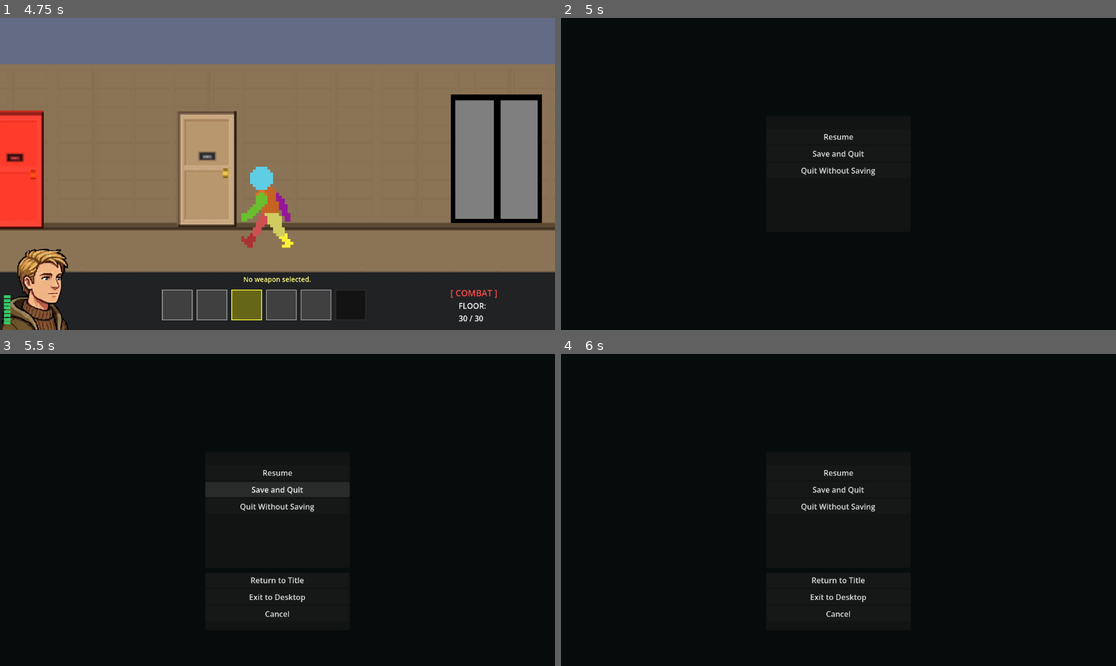
Above: before the commit, frames 1-4 (two rows, left to right).
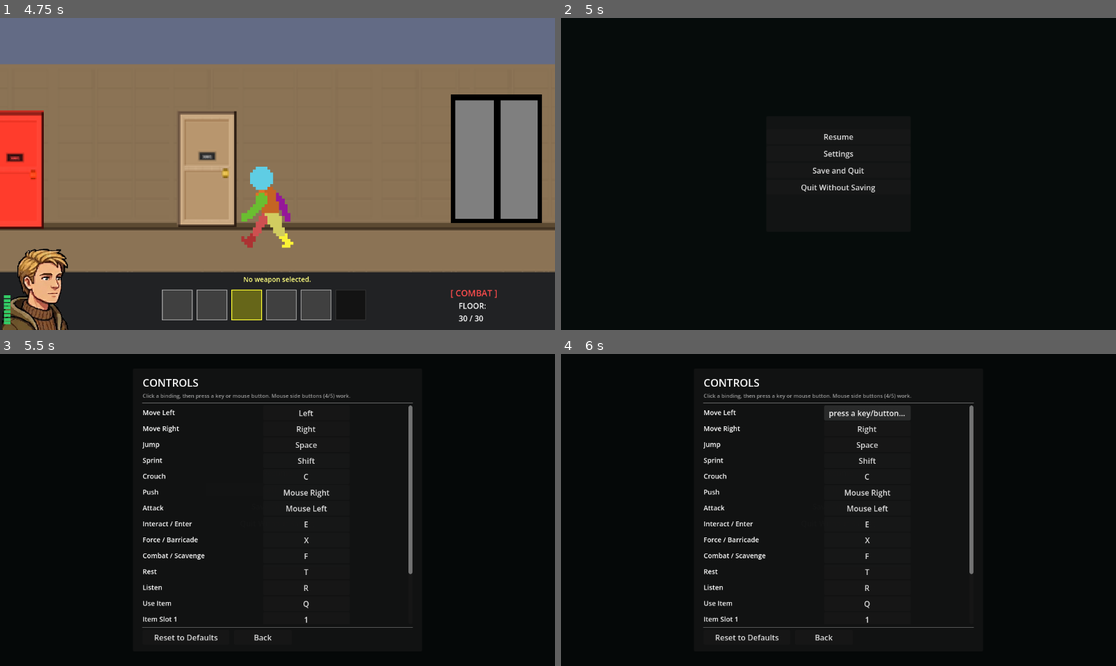
Above: after the commit, the same moments.

Repository: AdenHogan/descend-from-30
Game: Godot game, scene res://scenes/title_screen.tscn
The game is run twice, just before and just after one commit, with the same random seed, the same clock (stepped at 60 frames per second) and the same inputs.
Inputs (mouse positions are in pixels of both pictures, inside the frame that each line leads up to):
- Up to frame 1 (4.75 s): click (271, 158) at 0.5 s; tap Enter at 1.25 s; drag from (72, 170) to (333, 105) at 1.27 s; drag from (166, 189) to (249, 236) at 2.02 s; move the mouse to (333, 105) at 2.77 s; hold Right (move_right) 2.78-3.5 s; hold 1 (item_slot_1) 2.78-3.5 s; tap X (item_context) at 2.85 s; click (333, 105) at 2.92 s; drag from (249, 236) to (111, 127) at 3.52 s; move the mouse to (444, 220) at 4.27 s; hold Left (move_left) from 4.28 s (still down); hold 2 (item_slot_2) from 4.28 s (still down); click (444, 220) at 4.42 s; tap Space (jump) at 4.52 s; tap 3 (item_slot_3) at 4.55 s
- Up to frame 2 (5 s): keep holding Left (move_left); keep holding 2 (item_slot_2); tap Space (jump) at 4.82 s; tap Escape (ui_cancel) at 4.9 s
- Up to frame 3 (5.5 s): release Left (move_left) at 5 s; release 2 (item_slot_2) at 5 s; click (277, 488) at 5 s, where only the run after the commit has a clickable "Settings"
- Up to frame 4 (6 s): click (866, 413) at 5.75 s, where only the run after the commit has a clickable "Left"

Frame 1 is identical in both runs. In frame 2, 0.4% of the frame differs, in the area x 43-57%, y 42-56%; in frame 3, 3.0%; in frame 4, 3.7%, in the area x 25-75%, y 8-92%.

Commit message:
Settings menu: rebindable keys + mouse buttons, saved (item 15)
SettingsManager autoload manages all rebindable controls: it ensures a
new 'attack' action exists (default left mouse button), snapshots the
project defaults for reset, and loads saved binds from user://keybinds.cfg
onto the InputMap at startup. Supports keyboard keys AND mouse buttons,
including gaming-mouse side buttons 4/5.

Settings menu (opened from a new Settings button in the pause menu):
lists every remappable action with its current binding; click a binding
then press any key or mouse button to rebind; Reset to Defaults; changes
save immediately. Esc cancels a pending capture.

Combat attack now routes through the rebindable 'attack' action instead
of a hardcoded left-click. Default experience is unchanged (attack =
LMB). Rebinding attack to a side button frees left-click, and
click-to-move now also works in combat mode when LMB isn't the attack
(the attack consumes the event first when it is). A mouse attack can
still click a distant zombie to approach+swing; a key/side-button attack
swings at what's in front.

New tests/settings_test.tscn (attack action, key + mouse rebind, save/
load round-trip, reset, labels); all six suites green.

Co-Authored-By: Claude Fable 5 <noreply@anthropic.com>
Claude-Session: https://claude.ai/code/session_018G5NCP3m9WbvqqpohXSrqQ

Diff:
--- a/project.godot
+++ b/project.godot
@@ -21,6 +21,7 @@
 ItemData="*uid://ouoxesfv7r37"
 Game="*uid://1nctco5l864u"
 HUD="*uid://r74tk0l57buv"
+SettingsManager="*uid://bty8guqxk0ug3"
 
 [input]
 
--- a/scripts/pause_menu.gd
+++ b/scripts/pause_menu.gd
@@ -1,14 +1,27 @@
 extends CanvasLayer
 
 @onready var save_quit_submenu = $Control/SaveQuitSubmenu
+var settings_menu: CanvasLayer = null
 
 func _ready() -> void:
 	visible = false
 	process_mode = Node.PROCESS_MODE_ALWAYS
 	save_quit_submenu.visible = false
 	$Control/PanelContainer/VBoxContainer/Resume.pressed.connect(_on_resume)
+	_add_settings_button()
 	$Control/PanelContainer/VBoxContainer/"Save and Quit".pressed.connect(_on_save_quit)
 	$Control/PanelContainer/VBoxContainer/"Quit Without Saving".pressed.connect(_on_quit_without_saving)
+
+func _add_settings_button() -> void:
+	settings_menu = preload("res://scripts/settings_menu.gd").new()
+	add_child(settings_menu)
+	var btn = Button.new()
+	btn.text = "Settings"
+	btn.pressed.connect(func(): settings_menu.open())
+	# Sit the Settings button just under Resume.
+	var vbox = $Control/PanelContainer/VBoxContainer
+	vbox.add_child(btn)
+	vbox.move_child(btn, $Control/PanelContainer/VBoxContainer/Resume.get_index() + 1)
 	$Control/SaveQuitSubmenu/VBoxContainer/"Return to Title".pressed.connect(_on_save_to_title)
 	$Control/SaveQuitSubmenu/VBoxContainer/"Exit to Desktop".pressed.connect(_on_save_to_desktop)
 	$Control/SaveQuitSubmenu/VBoxContainer/Cancel.pressed.connect(_on_submenu_cancel)
--- a/scripts/player.gd
+++ b/scripts/player.gd
@@ -642,11 +642,11 @@
 
 
 func _unhandled_input(event: InputEvent) -> void:
-	# Ground click-to-move (scavenge mode; anchors consume their clicks first
-	# in room.gd). Combat keeps LMB = attack, handled in _input.
+	# Ground click-to-move. In scavenge, room.gd consumes anchor clicks first;
+	# in combat, a default-LMB attack consumes the click in _input before it
+	# reaches here — so LMB only walks you when it ISN'T bound to attack
+	# (e.g. attack rebound to a mouse side button). Works in both modes.
 	if is_dead or is_dying or is_switching_mode or is_listening:
-		return
-	if not WorldState.is_scavenge_mode:
 		return
 	if event is InputEventMouseButton and event.pressed and event.button_index == MOUSE_BUTTON_LEFT:
 		if _is_mouse_over_hud():
@@ -779,33 +779,13 @@
 			HUD.refresh_inventory()
 			HUD.show_feedback("DEV: Wallet + 500 Bank Notes")
 
-	if not WorldState.is_scavenge_mode:
-		if event is InputEventMouseButton and event.pressed and event.button_index == MOUSE_BUTTON_LEFT:
-			if _is_mouse_over_hud():
-				return
-			var slot = HUD.selected_slot
-			if slot >= 0 and slot < WorldState.inventory.size():
-				var instance = WorldState.get_instance_at(slot)
-				var item_data = instance.get_data()
-				if item_data.get("is_weapon", false):
-					var weapon_type = _get_weapon_type(item_data)
-					if weapon_type == "gun":
-						_do_gun_attack(instance, slot)
-					else:
-						# Clicking a distant zombie walks over and swings once;
-						# anything in reach swings immediately as before.
-						var clicked = _zombie_under_cursor()
-						var reach = WEAPON_RANGES.get(weapon_type, 40.0) + 40.0
-						if clicked != null and global_position.distance_to(clicked.global_position) > reach:
-							var approach = clicked.global_position.x - signf(clicked.global_position.x - global_position.x) * reach * 0.6
-							set_move_target(approach)
-							pending_attack = clicked
-						else:
-							_do_melee_attack(instance, slot)
-				else:
-					HUD.show_feedback("No weapon selected.")
-			else:
-				HUD.show_feedback("No weapon selected.")
+	# Attack is a rebindable action (default LMB, can live on a mouse side
+	# button — see SettingsManager). Combat only. Consuming the event stops a
+	# default-LMB attack from also triggering click-to-move.
+	if not WorldState.is_scavenge_mode and event.is_action_pressed("attack"):
+		if not _is_mouse_over_hud():
+			_do_attack_action(event is InputEventMouseButton)
+			get_viewport().set_input_as_handled()
 
 	if event.is_action_pressed("item_slot_1"): HUD.select_slot(0)
 	elif event.is_action_pressed("item_slot_2"): HUD.select_slot(1)
@@ -842,6 +822,33 @@
 	HUD.selected_slot = -1
 	HUD.refresh_inventory()
 	HUD.show_feedback("Can thrown — that'll draw them.")
+
+
+func _do_attack_action(from_mouse: bool) -> void:
+	var slot = HUD.selected_slot
+	if slot < 0 or slot >= WorldState.inventory.size():
+		HUD.show_feedback("No weapon selected.")
+		return
+	var instance = WorldState.get_instance_at(slot)
+	var item_data = instance.get_data()
+	if not item_data.get("is_weapon", false):
+		HUD.show_feedback("No weapon selected.")
+		return
+	var weapon_type = _get_weapon_type(item_data)
+	if weapon_type == "gun":
+		_do_gun_attack(instance, slot)
+		return
+	# Melee: a mouse attack can click a distant zombie to walk over and swing;
+	# a key/side-button attack just swings at whatever's in front.
+	if from_mouse:
+		var clicked = _zombie_under_cursor()
+		var reach = WEAPON_RANGES.get(weapon_type, 40.0) + 40.0
+		if clicked != null and global_position.distance_to(clicked.global_position) > reach:
+			var approach = clicked.global_position.x - signf(clicked.global_position.x - global_position.x) * reach * 0.6
+			set_move_target(approach)
+			pending_attack = clicked
+			return
+	_do_melee_attack(instance, slot)
 
 
 func _zombie_under_cursor() -> Node:
--- /dev/null
+++ b/scripts/settings_manager.gd
@@ -0,0 +1,143 @@
+extends Node
+
+# Rebindable controls, persisted to user://keybinds.cfg and applied to the
+# InputMap at startup. Supports keyboard keys AND mouse buttons (so combat
+# actions can live on gaming-mouse side buttons). Autoload: SettingsManager.
+
+const SAVE_PATH = "user://keybinds.cfg"
+
+# Action -> friendly label. Order here is the menu order.
+const REMAPPABLE = [
+	["move_left", "Move Left"],
+	["move_right", "Move Right"],
+	["jump", "Jump"],
+	["sprint", "Sprint"],
+	["crouch_toggle", "Crouch"],
+	["push", "Push"],
+	["attack", "Attack"],
+	["interact", "Interact / Enter"],
+	["item_context", "Force / Barricade"],
+	["mode_toggle", "Combat / Scavenge"],
+	["rest", "Rest"],
+	["listen", "Listen"],
+	["item_use", "Use Item"],
+	["item_slot_1", "Item Slot 1"],
+	["item_slot_2", "Item Slot 2"],
+	["item_slot_3", "Item Slot 3"],
+	["item_slot_4", "Item Slot 4"],
+	["item_slot_5", "Item Slot 5"],
+]
+
+var default_events: Dictionary = {}  # action -> Array[InputEvent] (baseline)
+
+
+func _ready() -> void:
+	_ensure_attack_action()
+	# Snapshot the project's default bindings BEFORE applying saved overrides,
+	# so "reset to defaults" can restore them.
+	for entry in REMAPPABLE:
+		var action = entry[0]
+		if InputMap.has_action(action):
+			default_events[action] = InputMap.action_get_events(action).duplicate()
+	_load()
+
+
+func _ensure_attack_action() -> void:
+	# 'attack' isn't in project.godot; create it (default: left mouse button)
+	# so combat clicks are rebindable like everything else.
+	if not InputMap.has_action("attack"):
+		InputMap.add_action("attack")
+		var ev = InputEventMouseButton.new()
+		ev.button_index = MOUSE_BUTTON_LEFT
+		InputMap.action_add_event("attack", ev)
+
+
+func rebind(action: String, event: InputEvent) -> void:
+	if not InputMap.has_action(action):
+		return
+	InputMap.action_erase_events(action)
+	InputMap.action_add_event(action, event)
+	_save()
+
+
+func reset_defaults() -> void:
+	for action in default_events:
+		InputMap.action_erase_events(action)
+		for ev in default_events[action]:
+			InputMap.action_add_event(action, ev)
+	_ensure_attack_action()
+	if FileAccess.file_exists(SAVE_PATH):
+		DirAccess.remove_absolute(SAVE_PATH)
+
+
+func binding_label(action: String) -> String:
+	if not InputMap.has_action(action):
+		return "—"
+	var events = InputMap.action_get_events(action)
+	if events.is_empty():
+		return "(unbound)"
+	return event_label(events[0])
+
+
+func event_label(ev: InputEvent) -> String:
+	if ev is InputEventKey:
+		var code = ev.physical_keycode if ev.physical_keycode != 0 else ev.keycode
+		return OS.get_keycode_string(code)
+	elif ev is InputEventMouseButton:
+		match ev.button_index:
+			MOUSE_BUTTON_LEFT: return "Mouse Left"
+			MOUSE_BUTTON_RIGHT: return "Mouse Right"
+			MOUSE_BUTTON_MIDDLE: return "Mouse Middle"
+			MOUSE_BUTTON_XBUTTON1: return "Mouse 4 (side)"
+			MOUSE_BUTTON_XBUTTON2: return "Mouse 5 (side)"
+			MOUSE_BUTTON_WHEEL_UP: return "Wheel Up"
+			MOUSE_BUTTON_WHEEL_DOWN: return "Wheel Down"
+			_: return "Mouse Btn %d" % ev.button_index
+	return "?"
+
+
+func _save() -> void:
+	var cfg = ConfigFile.new()
+	for entry in REMAPPABLE:
+		var action = entry[0]
+		var events = InputMap.action_get_events(action)
+		if events.is_empty():
+			continue
+		cfg.set_value("binds", action, _encode(events[0]))
+	cfg.save(SAVE_PATH)
+
+
+func _load() -> void:
+	var cfg = ConfigFile.new()
+	if cfg.load(SAVE_PATH) != OK:
+		return
+	for entry in REMAPPABLE:
+		var action = entry[0]
+		if not cfg.has_section_key("binds", action):
+			continue
+		var ev = _decode(cfg.get_value("binds", action))
+		if ev != null and InputMap.has_action(action):
+			InputMap.action_erase_events(action)
+			InputMap.action_add_event(action, ev)
+
+
+func _encode(ev: InputEvent) -> Dictionary:
+	if ev is InputEventKey:
+		return {"type": "key", "physical": ev.physical_keycode, "key": ev.keycode}
+	elif ev is InputEventMouseButton:
+		return {"type": "mouse", "button": ev.button_index}
+	return {}
+
+
+func _decode(d: Dictionary) -> InputEvent:
+	match d.get("type", ""):
+		"key":
+			var ev = InputEventKey.new()
+			ev.physical_keycode = int(d.get("physical", 0))
+			ev.keycode = int(d.get("key", 0))
+			return ev
+		"mouse":
+			var ev = InputEventMouseButton.new()
+			ev.button_index = int(d.get("button", 1))
+			return ev
+	return null
--- /dev/null
+++ b/scripts/settings_menu.gd
@@ -0,0 +1,150 @@
+extends CanvasLayer
+
+# Key/mouse rebinding menu (reachable from the pause menu). Click a binding
+# to capture the next key or mouse button. Saves via SettingsManager.
+
+const SCREEN_W = 1152.0
+const SCREEN_H = 648.0
+
+var rows: VBoxContainer = null
+var listening_action: String = ""
+var listening_button: Button = null
+var bind_buttons: Dictionary = {}  # action -> Button
+
+
+func _ready() -> void:
+	layer = 3
+	process_mode = Node.PROCESS_MODE_ALWAYS
+	visible = false
+	_build()
+
+
+func _build() -> void:
+	var dim = ColorRect.new()
+	dim.set_anchors_preset(Control.PRESET_FULL_RECT)
+	dim.color = Color(0.02, 0.03, 0.03, 0.96)
+	add_child(dim)
+
+	var panel = PanelContainer.new()
+	panel.position = Vector2(SCREEN_W / 2 - 300, 30)
+	panel.custom_minimum_size = Vector2(600, SCREEN_H - 60)
+	add_child(panel)
+
+	var margin = MarginContainer.new()
+	margin.add_theme_constant_override("margin_left", 20)
+	margin.add_theme_constant_override("margin_right", 20)
+	margin.add_theme_constant_override("margin_top", 14)
+	margin.add_theme_constant_override("margin_bottom", 14)
+	panel.add_child(margin)
+
+	var vbox = VBoxContainer.new()
+	vbox.add_theme_constant_override("separation", 4)
+	margin.add_child(vbox)
+
+	var title = Label.new()
+	title.text = "CONTROLS"
+	title.add_theme_font_size_override("font_size", 22)
+	vbox.add_child(title)
+	var hint = Label.new()
+	hint.text = "Click a binding, then press a key or mouse button. Mouse side buttons (4/5) work."
+	hint.add_theme_font_size_override("font_size", 11)
+	hint.add_theme_color_override("font_color", Color(0.6, 0.6, 0.6, 1.0))
+	vbox.add_child(hint)
+	vbox.add_child(HSeparator.new())
+
+	var scroll = ScrollContainer.new()
+	scroll.size_flags_vertical = Control.SIZE_EXPAND_FILL
+	scroll.custom_minimum_size = Vector2(0, SCREEN_H - 200)
+	vbox.add_child(scroll)
+	rows = VBoxContainer.new()
+	rows.add_theme_constant_override("separation", 2)
+	rows.size_flags_horizontal = Control.SIZE_EXPAND_FILL
+	scroll.add_child(rows)
+
+	for entry in SettingsManager.REMAPPABLE:
+		var row = HBoxContainer.new()
+		row.add_theme_constant_override("separation", 10)
+		var label = Label.new()
+		label.text = entry[1]
+		label.add_theme_font_size_override("font_size", 14)
+		label.custom_minimum_size = Vector2(240, 0)
+		row.add_child(label)
+		var btn = Button.new()
+		btn.custom_minimum_size = Vector2(180, 26)
+		btn.text = SettingsManager.binding_label(entry[0])
+		btn.pressed.connect(_on_bind_pressed.bind(entry[0], btn))
+		row.add_child(btn)
+		bind_buttons[entry[0]] = btn
+		rows.add_child(row)
+
+	vbox.add_child(HSeparator.new())
+	var footer = HBoxContainer.new()
+	footer.add_theme_constant_override("separation", 10)
+	vbox.add_child(footer)
+	var reset = Button.new()
+	reset.text = "Reset to Defaults"
+	reset.custom_minimum_size = Vector2(180, 30)
+	reset.pressed.connect(_on_reset)
+	footer.add_child(reset)
+	var back = Button.new()
+	back.text = "Back"
+	back.custom_minimum_size = Vector2(120, 30)
+	back.pressed.connect(close)
+	footer.add_child(back)
+
+
+func open() -> void:
+	_refresh_labels()
+	visible = true
+
+
+func close() -> void:
+	_cancel_listen()
+	visible = false
+
+
+func _on_bind_pressed(action: String, btn: Button) -> void:
+	if listening_button != null:
+		listening_button.text = SettingsManager.binding_label(listening_action)
+	listening_action = action
+	listening_button = btn
+	btn.text = "press a key/button…"
+
+
+func _cancel_listen() -> void:
+	if listening_button != null:
+		listening_button.text = SettingsManager.binding_label(listening_action)
+	listening_action = ""
+	listening_button = null
+
+
+func _input(event: InputEvent) -> void:
+	if not visible or listening_action == "":
+		return
+	var captured: InputEvent = null
+	if event is InputEventKey and event.pressed and not event.echo:
+		if event.keycode == KEY_ESCAPE:
+			_cancel_listen()
+			get_viewport().set_input_as_handled()
+			return
+		captured = event
+	elif event is InputEventMouseButton and event.pressed:
+		captured = event
+	if captured != null:
+		SettingsManager.rebind(listening_action, captured)
+		var action = listening_action
+		listening_action = ""
+		if listening_button != null:
+			listening_button.text = SettingsManager.binding_label(action)
+		listening_button = null
+		get_viewport().set_input_as_handled()
+
+
+func _refresh_labels() -> void:
+	for action in bind_buttons:
+		bind_buttons[action].text = SettingsManager.binding_label(action)
+
+
+func _on_reset() -> void:
+	SettingsManager.reset_defaults()
+	_refresh_labels()
--- /dev/null
+++ b/tests/settings_test.gd
@@ -0,0 +1,73 @@
+extends Node
+
+# Headless test for the rebind/settings system.
+# Run:  godot --headless res://tests/settings_test.tscn
+
+var failures: int = 0
+
+
+func check(cond: bool, label: String) -> void:
+	if cond:
+		print("  PASS  ", label)
+	else:
+		failures += 1
+		print("  FAIL  ", label)
+
+
+func _ready() -> void:
+	print("=== settings / rebind test ===")
+	_test_attack_action()
+	_test_rebind_key()
+	_test_rebind_mouse()
+	_test_reset()
+	_test_labels()
+	print("=== %s (%d failures) ===" % ["FAILED" if failures > 0 else "ALL PASSED", failures])
+	get_tree().quit(1 if failures > 0 else 0)
+
+
+func _test_attack_action() -> void:
+	print("[attack action]")
+	check(InputMap.has_action("attack"), "attack action was created")
+	var evs = InputMap.action_get_events("attack")
+	check(evs.size() > 0 and evs[0] is InputEventMouseButton, "attack defaults to a mouse button")
+
+
+func _test_rebind_key() -> void:
+	print("[rebind key]")
+	var ev = InputEventKey.new()
+	ev.physical_keycode = KEY_Q
+	SettingsManager.rebind("push", ev)
+	var got = InputMap.action_get_events("push")
+	check(got.size() == 1 and got[0] is InputEventKey, "push now bound to one key")
+	check(SettingsManager.binding_label("push") == "Q", "label reads Q")
+
+
+func _test_rebind_mouse() -> void:
+	print("[rebind mouse]")
+	var ev = InputEventMouseButton.new()
+	ev.button_index = MOUSE_BUTTON_XBUTTON2
+	SettingsManager.rebind("attack", ev)
+	check(SettingsManager.binding_label("attack") == "Mouse 5 (side)", "attack bound to mouse side button")
+	# Persistence round-trip.
+	SettingsManager._save()
+	var ev2 = InputEventMouseButton.new()
+	ev2.button_index = MOUSE_BUTTON_LEFT
+	InputMap.action_erase_events("attack")
+	InputMap.action_add_event("attack", ev2)
+	SettingsManager._load()
+	check(SettingsManager.binding_label("attack") == "Mouse 5 (side)", "saved mouse bind restored on load")
+
+
+func _test_reset() -> void:
+	print("[reset]")
+	SettingsManager.reset_defaults()
+	check(SettingsManager.binding_label("push") != "Q", "reset restores default push bind")
+	check(InputMap.has_action("attack"), "attack survives reset")
+
+
+func _test_labels() -> void:
+	print("[labels]")
+	check(SettingsManager.REMAPPABLE.size() >= 15, "a full set of actions is remappable")
+	var keyev = InputEventKey.new()
+	keyev.physical_keycode = KEY_R
+	check(SettingsManager.event_label(keyev) == "R", "key label works")
--- /dev/null
+++ b/tests/settings_test.tscn
@@ -0,0 +1,6 @@
+[gd_scene load_steps=2 format=3 uid="uid://c79ofm9yotd6u"]
+
+[ext_resource type="Script" uid="uid://bok2npfxppjyi" path="res://tests/settings_test.gd" id="1_set"]
+
+[node name="SettingsTest" type="Node"]
+script = ExtResource("1_set")
Not shown, added: scripts/settings_manager.gd.uid
Not shown, added: scripts/settings_menu.gd.uid
Not shown, added: tests/settings_test.gd.uid
Not shown, changed: CLAUDE.md
